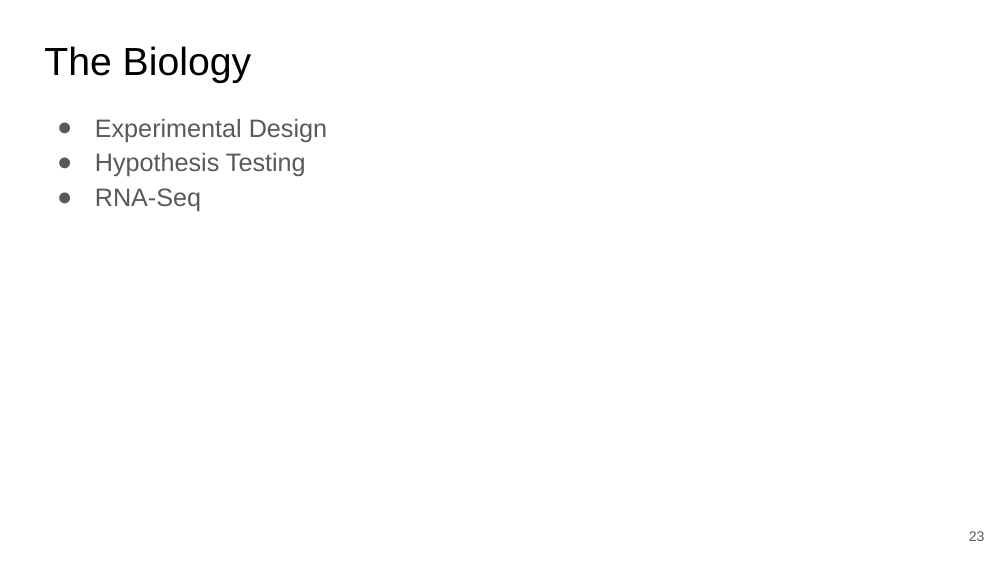
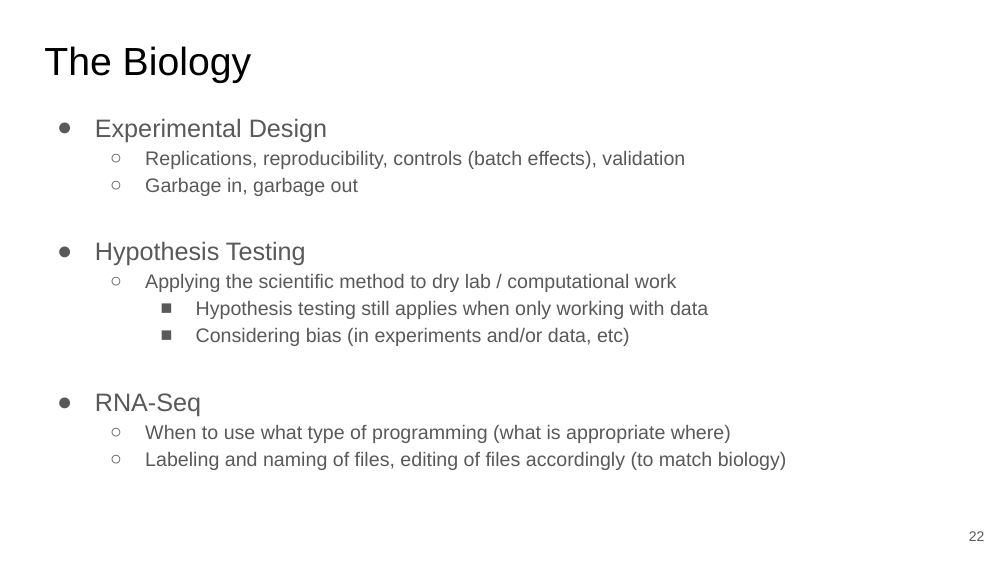
Before and after one commit to SuLab/Applied-Bioinformatics, a slide deck: slide 22 of Lectures/B5.b_R-DESeq2Figs.pptx (slide 23 before the commit). Drawn at 1008x567 pixels with LibreOffice and Linux fonts; fonts in the diff are those of the drawing. Boxes give left, top, right and bottom in pixels: in the first picture for what was removed or moved away, otherwise in the second. Text is boxed around its words. In the diff, an @@ line names an element or a change of style, - is before the commit and + after.

```diff
--- a/Lectures/B5.b_R-DESeq2Figs.pptx
+++ b/Lectures/B5.b_R-DESeq2Figs.pptx
@@ text removed at [95,118,327,211] @@
-● Experimental Design
-● Hypothesis Testing
-● RNA-Seq
@@ text added at [95,118,787,470], 14 pt, text #595959 @@
+● Experimental Design
+  ○ Replications, reproducibility, controls (batch effects), validation
+  ○ Garbage in, garbage out
+● Hypothesis Testing
+  ○ Applying the scientific method to dry lab / computational work
+    ■ Hypothesis testing still applies when only working with data
+    ■ Considering bias (in experiments and/or data, etc)
+● RNA-Seq
+  ○ When to use what type of programming (what is appropriate where)
+  ○ Labeling and naming of files, editing of files accordingly (to match biology)
```
Also in this commit, not shown: 4 other slides changed, 1 slide removed, 3 other files.
